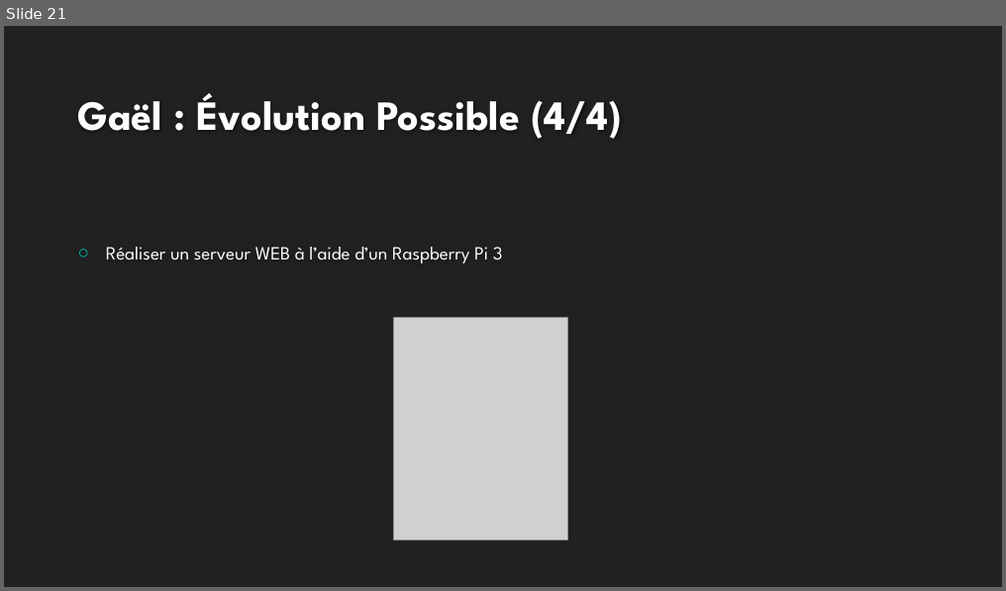
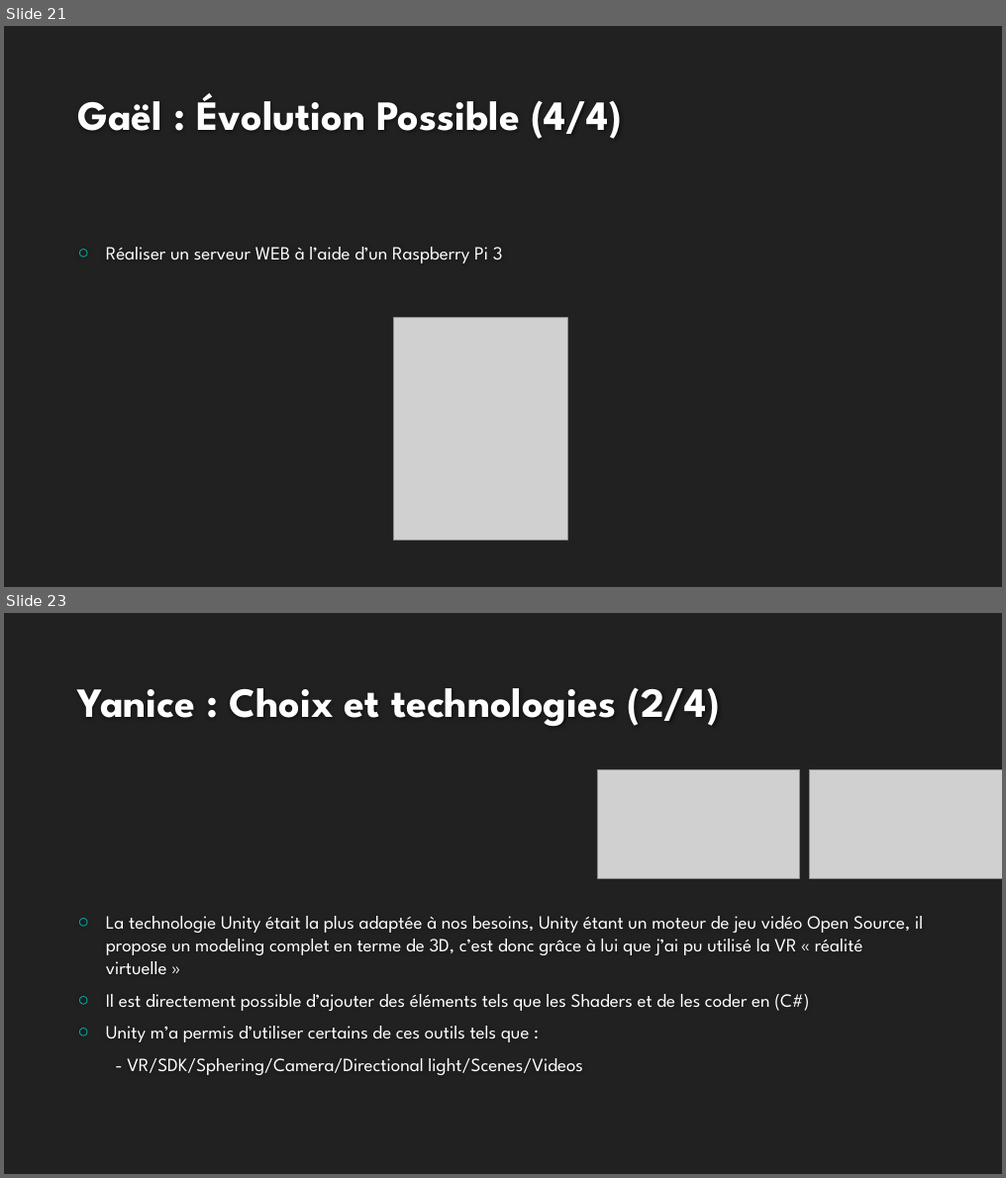
Before and after one commit to rlembo06/VR_tourism, a slide deck: annexes/slides-VR_Tourism.pptx. Shown one above the other, each under a label of ours: slide 21 before the commit, slides 21 and 23 after it; the slides between them are not shown. The pictures are 1006x591 and 1006x1178 pixels, drawn with LibreOffice and Linux fonts; fonts in the diff are those of the drawing; grey boxes stand for pictures; background and template pictures are left out. Boxes give left, top, right and bottom in pixels: in the first picture for what was removed or moved away, otherwise in the second. Text is boxed around its words. In the diff, an @@ line names an element or a change of style, - is before the commit and + after.

Commit message:
ajout slide yanice vf

```diff
--- a/annexes/slides-VR_Tourism.pptx
+++ b/annexes/slides-VR_Tourism.pptx
@@ slide 23 added at bbox=[4, 613, 1002, 1174], background #212121 @@
@@ title added at bbox=[78, 687, 720, 726], 40 pt, text #FEFEFE, bold @@
+Yanice : Choix et technologies (2/4)
@@ picture added at bbox=[598, 770, 801, 878] @@
@@ picture added at bbox=[810, 770, 1002, 878] @@
@@ text added at bbox=[106, 916, 923, 1075], 18 pt, text #FFFFFF @@
+○ La technologie Unity était la plus adaptée à nos besoins, Unity étant un moteur de jeu vidéo Open Source, il propose un modeling complet en terme de 3D, c’est donc grâce à lui que j’ai pu utilisé la VR « réalité virtuelle »
+○ Il est directement possible d’ajouter des éléments tels que les Shaders et de les coder en (C#)
+○ Unity m’a permis d’utiliser certains de ces outils tels que :
+- VR/SDK/Sphering/Camera/Directional light/Scenes/Videos
```
Also in this commit, not shown: 1 slide changed, 2 other slides added, 2 slides removed.
